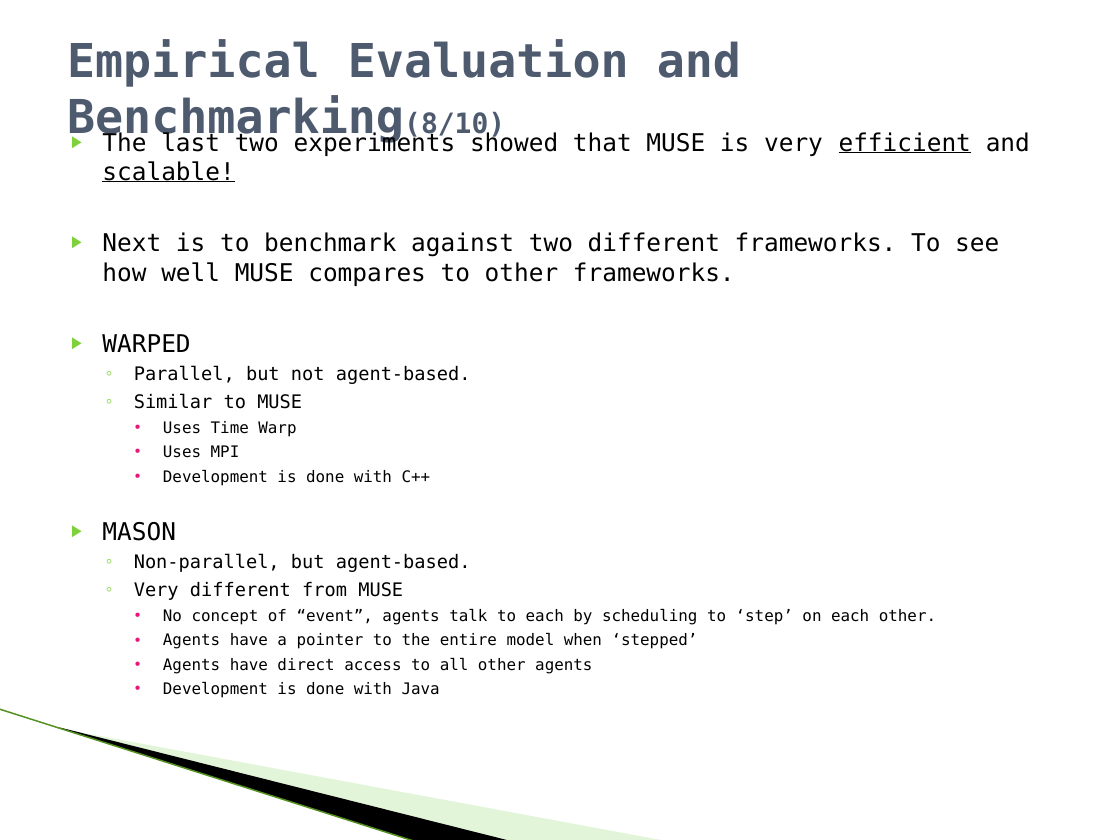
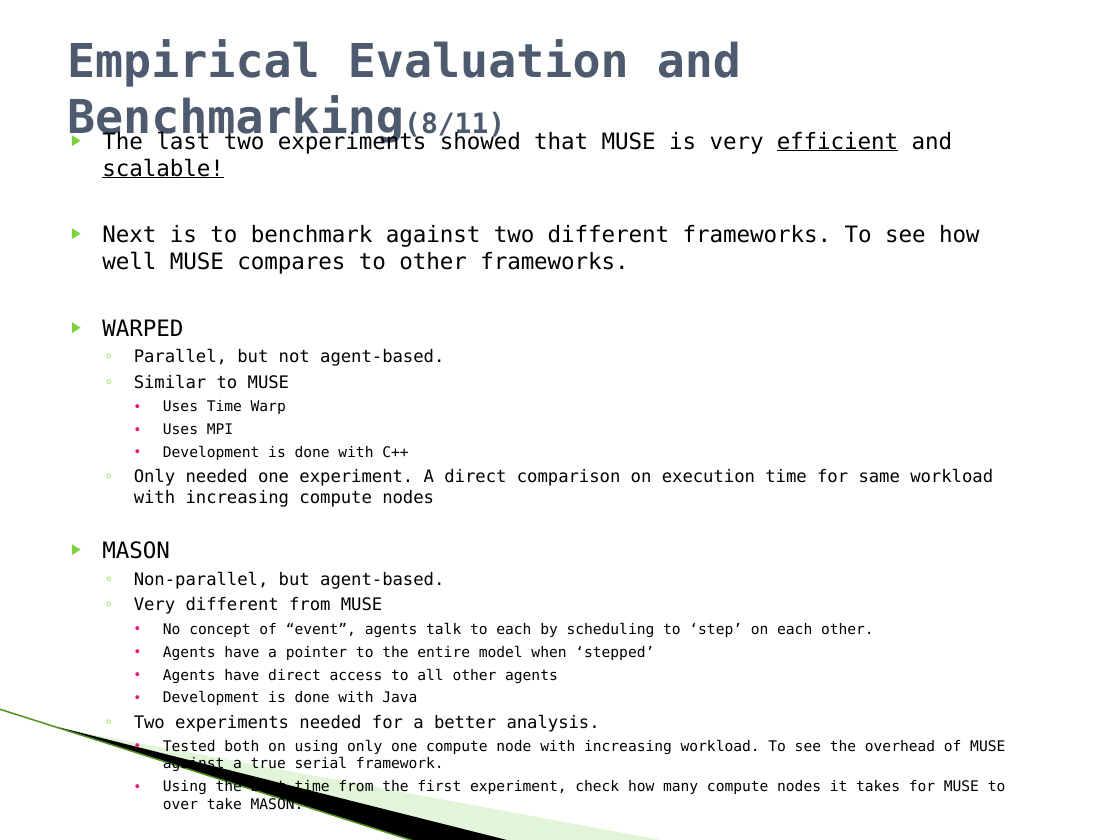
Before and after one commit to raodj/muse, a slide deck: slide 15 of Thesis/MUSE_Defense_presentation.pptx. Drawn at 1120x840 pixels with LibreOffice and Linux fonts; fonts in the diff are those of the drawing; background and template pictures are left out. Boxes give left, top, right and bottom in pixels: in the first picture for what was removed or moved away, otherwise in the second. Text is boxed around its words. In the diff, an @@ line names an element or a change of style, - is before the commit and + after.

Commit message:
almost done with the presentation. Just have the API and conclusion sections left. modified and added some things to the thesis also.

```diff
--- a/Thesis/MUSE_Defense_presentation.pptx
+++ b/Thesis/MUSE_Defense_presentation.pptx
@@ title at box(67, 39, 741, 143): text changed @@
-Empirical Evaluation and Benchmarking(8/10)
+Empirical Evaluation and Benchmarking(8/11)
@@ text at box(102, 130, 980, 705): size 15.7 to 14.4 pt in "The last two experiments showed that MUSE ...", "Next is to benchmark against two different ...", "WARPED", "MASON"; size 12 to 11.1 pt in "Parallel, but not agent-based.", "Similar to MUSE", "Non-parallel, but agent-based.", "Very different from MUSE"; size 10.2 to 9.3 pt in "Uses Time Warp", "Uses MPI", "Development is done with C++", "No concept of “event”, agents talk to ..." and 3 more places @@
@@ text at box(134, 469, 993, 507): paragraph added @@
+  ◦ Only needed one experiment. A direct comparison on execution time for same workload with increasing compute nodes
@@ text at box(134, 714, 1006, 810): paragraphs added @@
+  ◦ Two experiments needed for a better analysis.
+    • Tested both on using only one compute node with increasing workload. To see the overhead of MUSE against a true serial framework.
+    • Using the best time from the first experiment, check how many compute nodes it takes for MUSE to over take MASON.
```
Also in this commit, not shown: 9 other slides changed, 1 slide added, 1 other file.
